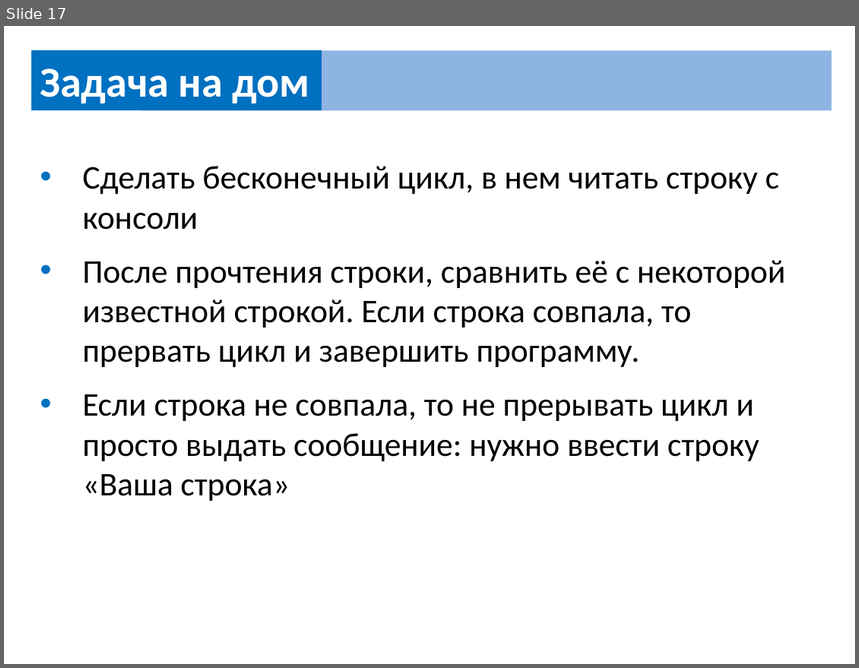
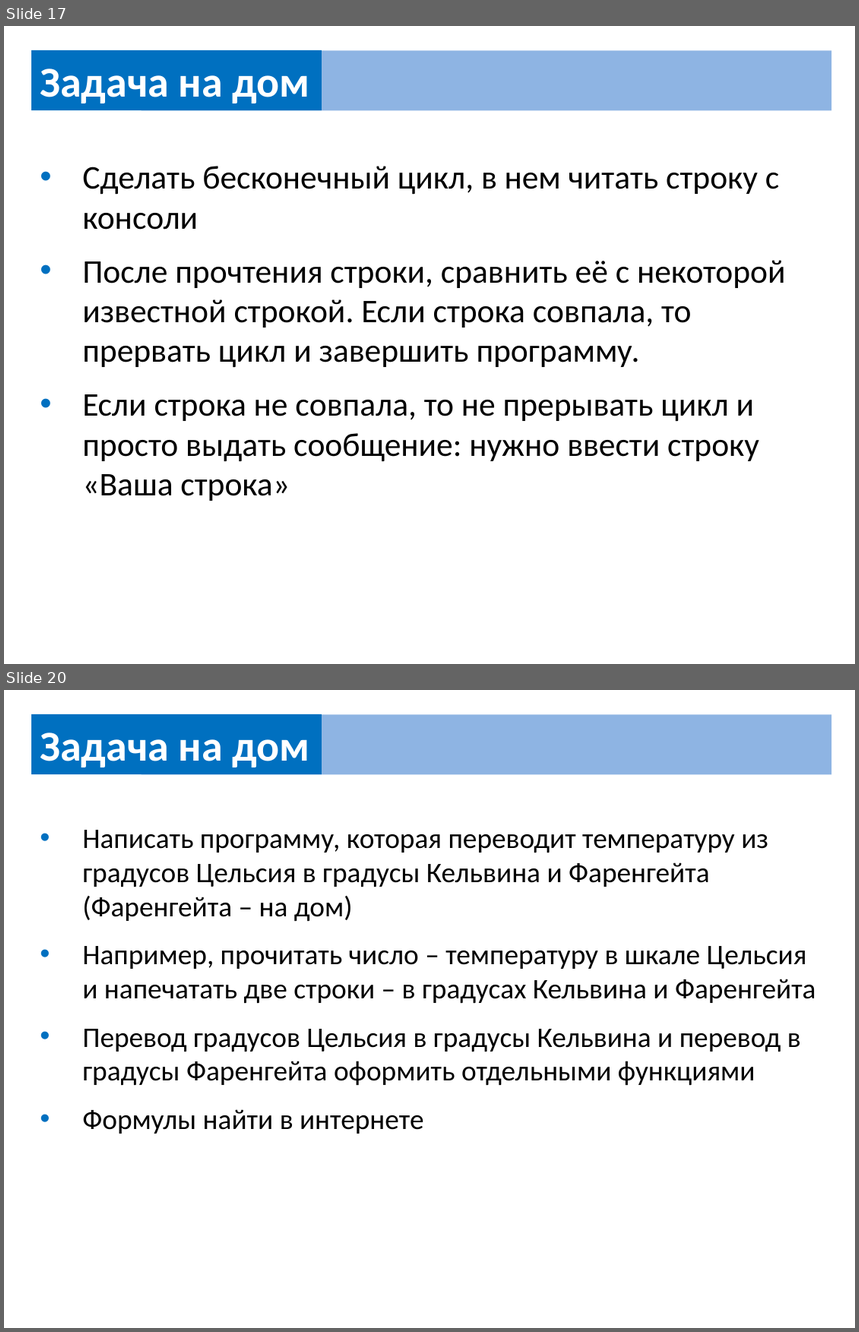
Before and after one commit to UsovaAnna/lesson, a slide deck: src/home/home_work.pptx. Shown one above the other, each under a label of ours: slide 17 before the commit, slides 17 and 20 after it; the slides between them are not shown. The pictures are 859x668 and 859x1332 pixels, drawn with LibreOffice and Linux fonts; fonts in the diff are those of the drawing. Boxes give left, top, right and bottom in pixels: in the first picture for what was removed or moved away, otherwise in the second. Text is boxed around its words. In the diff, an @@ line names an element or a change of style, - is before the commit and + after.

```diff
--- a/src/home/home_work.pptx
+++ b/src/home/home_work.pptx
@@ slide 20 added at box(4, 690, 855, 1328), background #FFFFFF @@
@@ rectangle added at box(31, 714, 322, 775), fill #0070C0, 36 pt, text #FFFFFF, bold @@
+Задача на дом
@@ rectangle added at box(141, 714, 832, 775), fill #8EB4E3 @@
@@ text added at box(82, 830, 816, 1134), 24 pt, text #000000 @@
+• Написать программу, которая переводит температуру из градусов Цельсия в градусы Кельвина и Фаренгейта (Фаренгейта – на дом)
+• Например, прочитать число – температуру в шкале Цельсия и напечатать две строки – в градусах Кельвина и Фаренгейта
+• Перевод градусов Цельсия в градусы Кельвина и перевод в градусы Фаренгейта оформить отдельными функциями
+• Формулы найти в интернете
```
Also in this commit, not shown: 2 other slides added, 1 other file.
